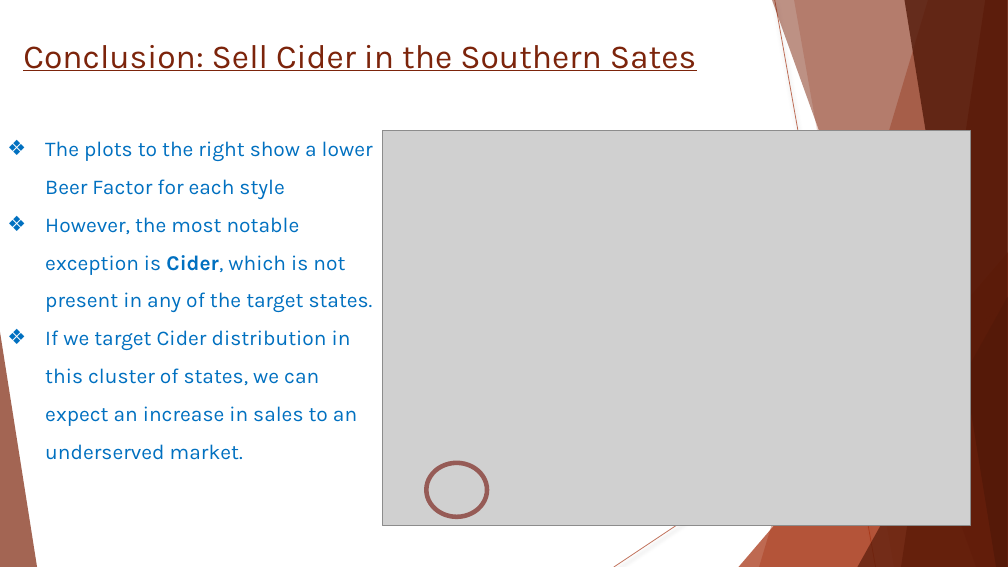
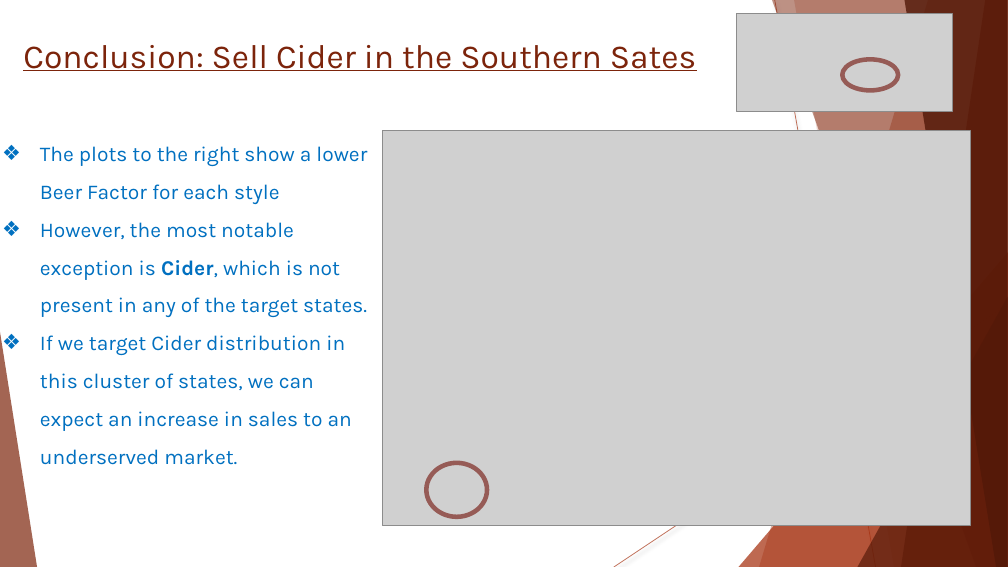
Before and after one commit to Wu-Sophia/BeerAnalysis, a slide deck: slide 17 of DataDynamos_BeerMarketingPresentation.pptx. Drawn at 1008x567 pixels with LibreOffice and Linux fonts; fonts in the diff are those of the drawing; grey boxes stand for pictures. Boxes give left, top, right and bottom in pixels: in the first picture for what was removed or moved away, otherwise in the second. Text is boxed around its words. In the diff, an @@ line names an element or a change of style, - is before the commit and + after.

```diff
--- a/DataDynamos_BeerMarketingPresentation.pptx
+++ b/DataDynamos_BeerMarketingPresentation.pptx
@@ picture added at (737,13,952,111) @@
@@ ellipse added at (842,59,898,90), outline #975B57 4.33 pt @@
@@ text "The plots to the right ...": place and size @@
-text "The plots to the right ..." at (45,141,373,460)
+text "The plots to the right ..." at (40,146,367,465)
```
Also in this commit, not shown: 1 other slide changed.
